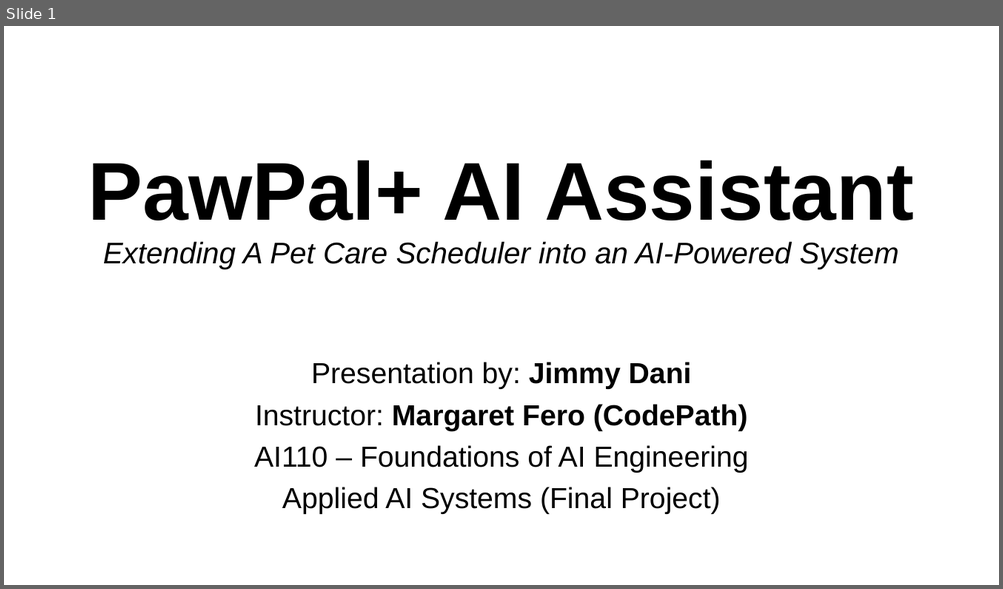
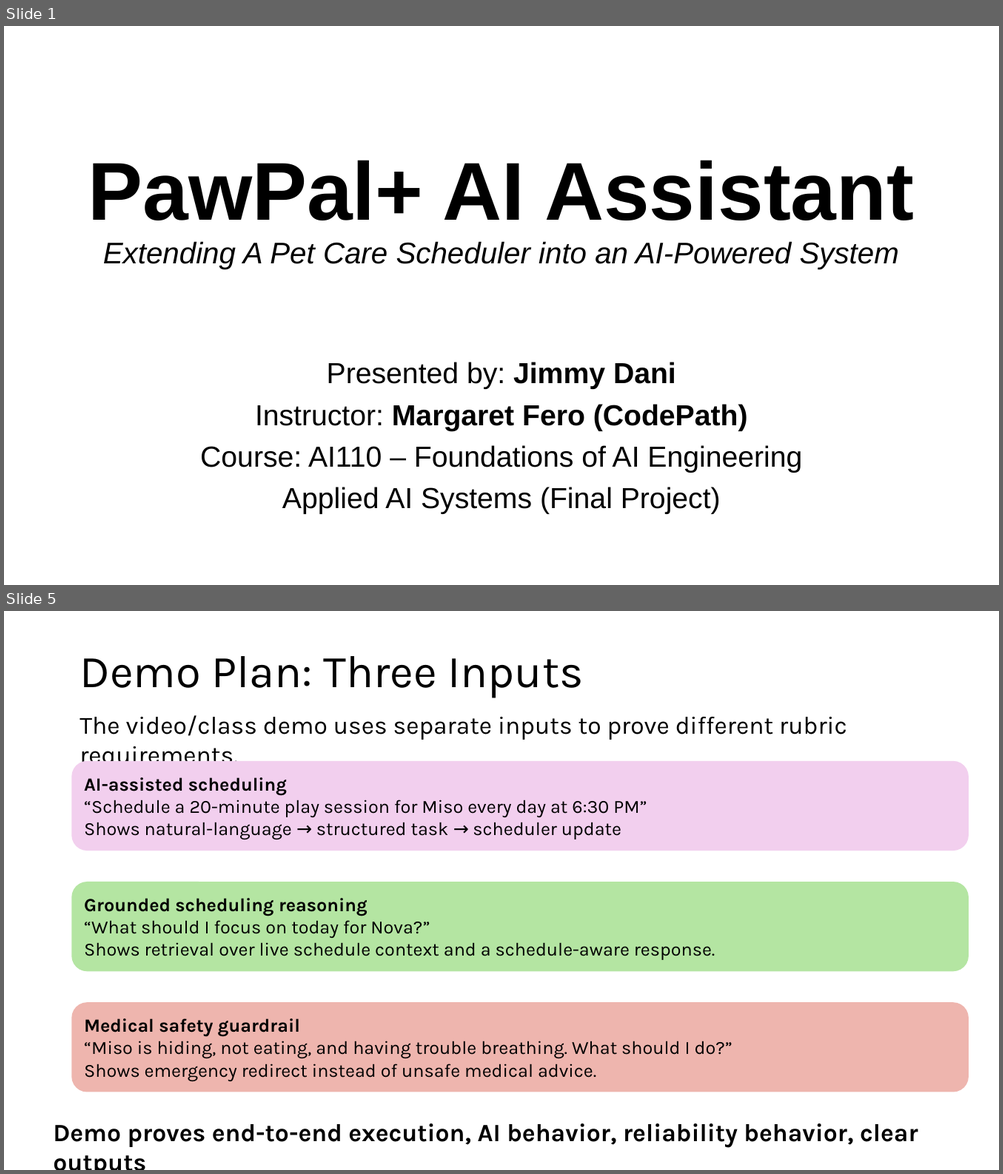
Before and after one commit to danijimmy19/pawpal-applied-ai-system-project, a slide deck: pawpal_plus_ai_assistant/assets/docs/applied-ai-project.pptx. Shown one above the other, each under a label of ours: slide 1 before the commit, slides 1 and 5 after it; the slides between them are not shown. The pictures are 1003x589 and 1003x1174 pixels, drawn with LibreOffice and Linux fonts; fonts in the diff are those of the drawing; background and template pictures are left out. Boxes give left, top, right and bottom in pixels: in the first picture for what was removed or moved away, otherwise in the second. Text is boxed around its words. In the diff, an @@ line names an element or a change of style, - is before the commit and + after.

```diff
--- a/pawpal_plus_ai_assistant/assets/docs/applied-ai-project.pptx
+++ b/pawpal_plus_ai_assistant/assets/docs/applied-ai-project.pptx
@@ slide 5 added at [4,611,999,1170], background #FFFFFF @@
@@ title added at [79,656,583,698], 44 pt, text #000000 @@
+Demo Plan: Three Inputs
@@ text added at [79,715,847,740], 24 pt, text #000000 @@
+The video/class demo uses separate inputs to prove different rubric requirements.
@@ rounded rectangle added at [73,762,968,850], fill #F2CFEE, outline #F2CFEE 1.5 pt, 18 pt, text #000000 @@
+AI-assisted scheduling
+“Schedule a 20-minute play session for Miso every day at 6:30 PM”
+Shows natural-language → structured task → scheduler update
@@ rounded rectangle added at [73,883,968,971], fill #B4E5A2, outline #B4E5A2 1.5 pt, 18 pt, text #000000 @@
+Grounded scheduling reasoning
+“What should I focus on today for Nova?”
+Shows retrieval over live schedule context and a schedule-aware response.
@@ rounded rectangle added at [73,1003,968,1091], fill #EEB5AE, outline #EEB5AE 1.5 pt, 18 pt, text #000000 @@
+Medical safety guardrail
+“Miso is hiding, not eating, and having trouble breathing. What should I do?”
+Shows emergency redirect instead of unsafe medical advice.
@@ text added at [53,1124,918,1148], 24 pt, text #000000, bold @@
+Demo proves end-to-end execution, AI behavior, reliability behavior, clear outputs
@@ slide 1 changed as well @@
@@ subtitle "Presented by: Jimmy Dani": place and size @@
-subtitle "Presented by: Jimmy Dani" at [254,362,748,514]
+subtitle "Presented by: Jimmy Dani" at [200,362,802,514]
@@ subtitle at [327,362,676,389]: text changed @@
-Presentation by: Jimmy Dani
+Presented by: Jimmy Dani
@@ subtitle at [200,446,802,473]: text changed @@
-AI110 – Foundations of AI Engineering
+Course: AI110 – Foundations of AI Engineering
```
Also in this commit, not shown: 5 other slides added, 1 other file.
